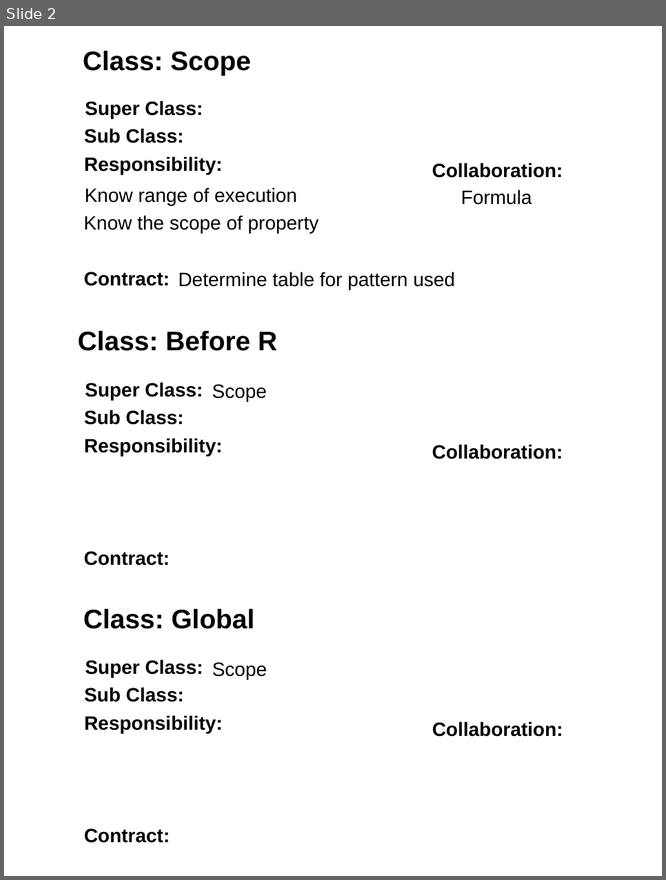
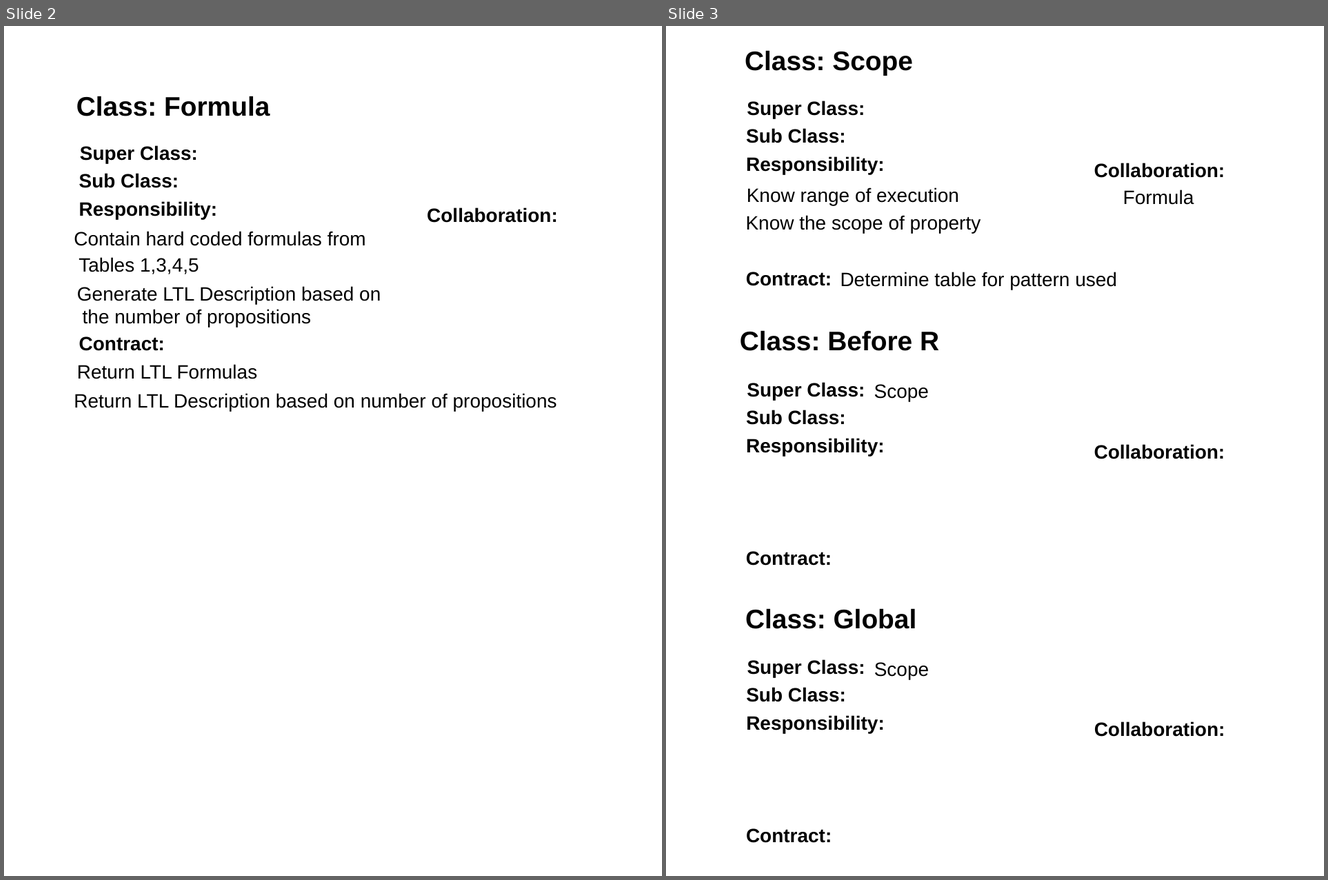
Before and after one commit to jlmacias/ltl, a slide deck: documents/6-18-15/Software Construction LTL Classes.pptx. Shown side by side, each under a label of ours: slide 2 before the commit, slides 2 and 3 after it. The pictures are 666x880 and 1328x880 pixels, drawn with LibreOffice and Linux fonts; fonts in the diff are those of the drawing. Boxes give left, top, right and bottom in pixels: in the first picture for what was removed or moved away, otherwise in the second. Text is boxed around its words. In the diff, an @@ line names an element or a change of style, - is before the commit and + after.

```diff
--- a/documents/6-18-15/Software Construction LTL Classes.pptx
+++ b/documents/6-18-15/Software Construction LTL Classes.pptx
@@ slide 2 added at (4,26,662,876), background #FFFFFF @@
@@ text added at (76,96,270,116), 25 pt, text #000000, bold @@
+Class: Formula
@@ text added at (80,145,198,163), 18 pt, text #000000, bold @@
+Super Class:
@@ text added at (79,173,179,188), 18 pt, text #000000, bold @@
+Sub Class:
@@ text added at (79,201,218,219), 18 pt, text #000000, bold @@
+Responsibility:
@@ text added at (427,207,558,223), 18 pt, text #000000, bold @@
+Collaboration:
@@ text added at (74,231,366,246), 18 pt, text #000000 @@
+Contain hard coded formulas from
@@ text added at (79,257,199,274), 18 pt, text #000000 @@
+Tables 1,3,4,5
@@ text added at (77,286,381,327), 18 pt, text #000000 @@
+Generate LTL Description based on
+the number of propositions
@@ text added at (79,336,165,351), 18 pt, text #000000, bold @@
+Contract:
@@ text added at (77,364,258,379), 18 pt, text #000000 @@
+Return LTL Formulas
@@ text added at (74,393,557,411), 18 pt, text #000000 @@
+Return LTL Description based on number of propositions
@@ what was slide 2 is now slide 3 @@
```
Also in this commit, not shown: 3 slides changed.
